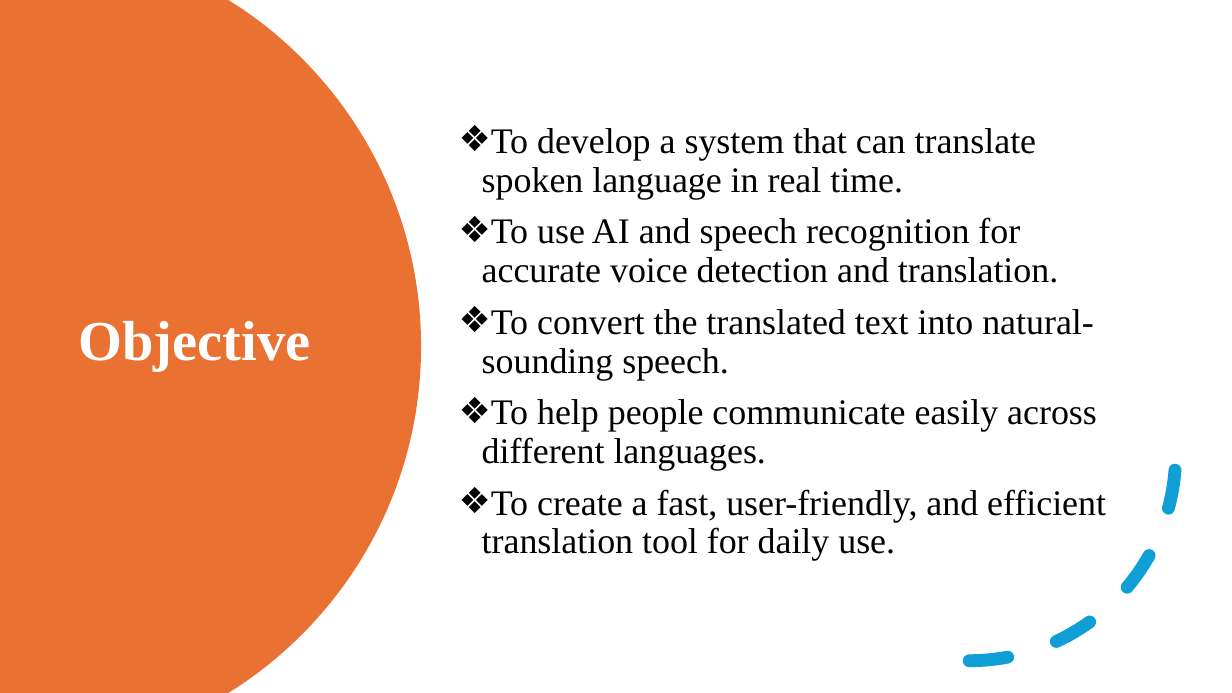
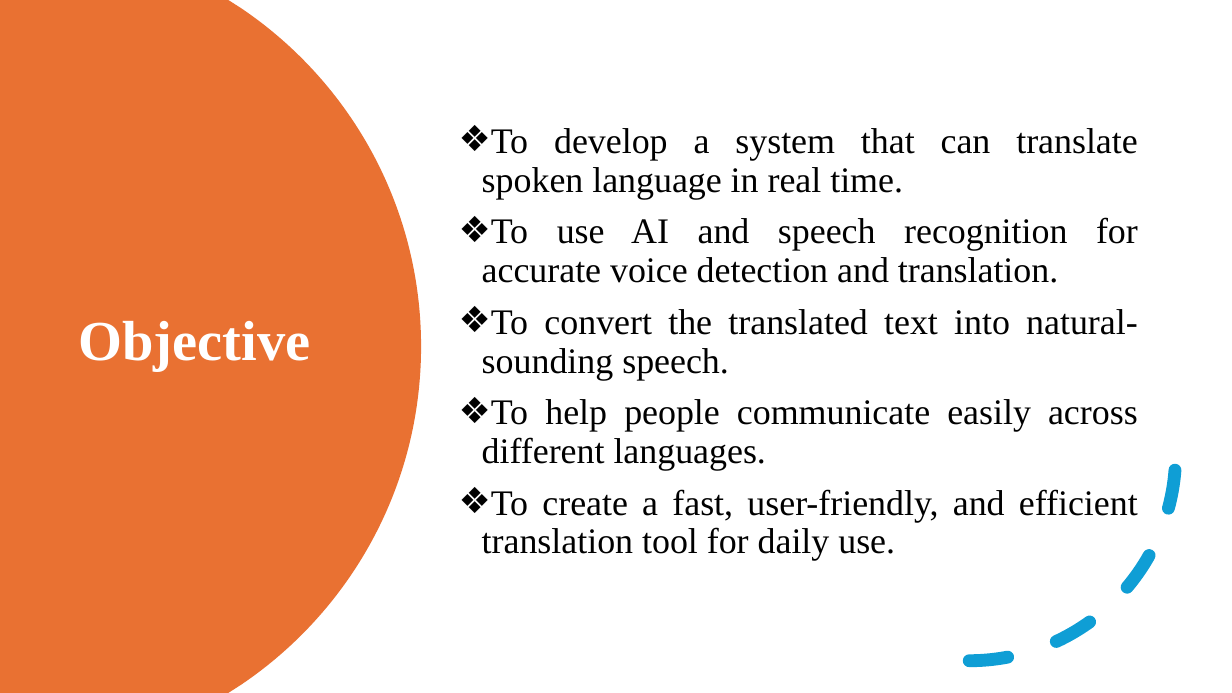
Before and after one commit to sanketbodakhe68/finel-year-projet, a slide deck: slide 9 of PPT/finel ppt.pptx. Drawn at 1232x693 pixels with LibreOffice and Linux fonts; fonts in the diff are those of the drawing. Boxes give left, top, right and bottom in pixels: in the first picture for what was removed or moved away, otherwise in the second. Text is boxed around its words. In the diff, an @@ line names an element or a change of style, - is before the commit and + after.

```diff
--- a/PPT/finel ppt.pptx
+++ b/PPT/finel ppt.pptx
@@ text "To develop a system that ..." at box(482, 128, 1138, 561): alignment left to justified @@
```
Also in this commit, not shown: 8 other slides changed.
